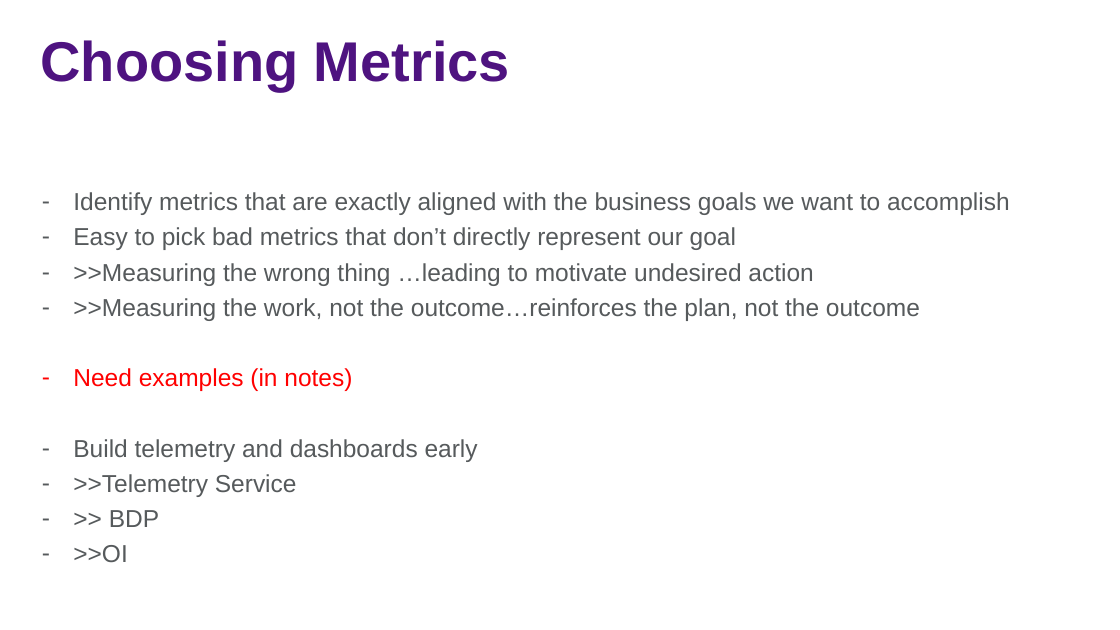
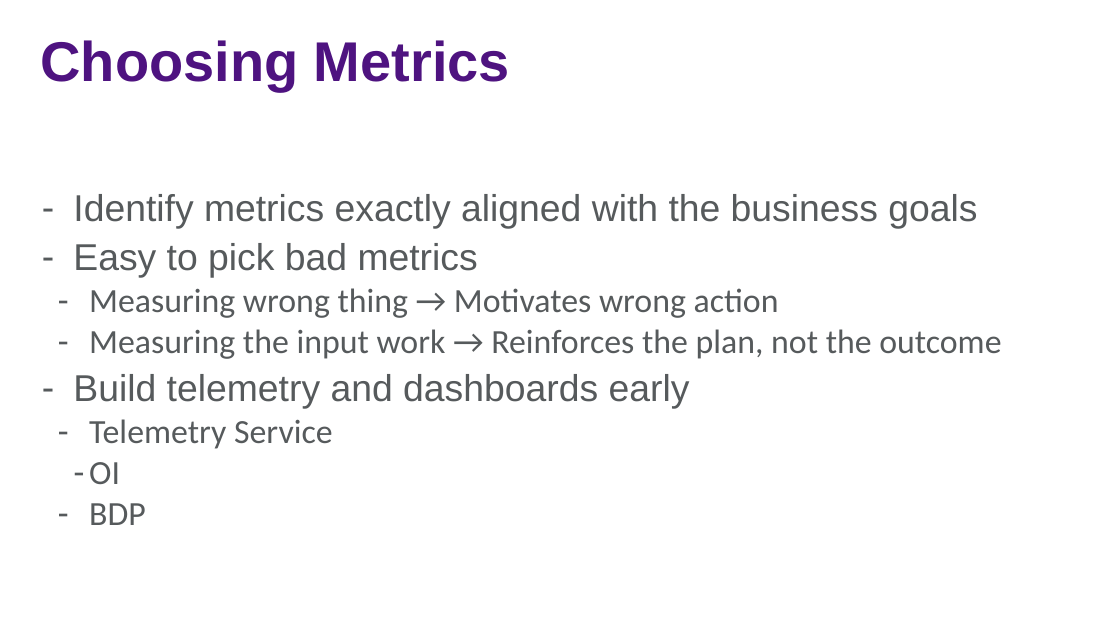
Before and after one commit to jasonjwood/presentations, a slide deck: slide 12 of InFusion2016 - Getting It Done - Jason Wood.pptx. Drawn at 1120x630 pixels with LibreOffice and Linux fonts; fonts in the diff are those of the drawing; background and template pictures are left out. Boxes give left, top, right and bottom in pixels: in the first picture for what was removed or moved away, otherwise in the second. Text is boxed around its words. In the diff, an @@ line names an element or a change of style, - is before the commit and + after.

```diff
--- a/InFusion2016 - Getting It Done - Jason Wood.pptx
+++ b/InFusion2016 - Getting It Done - Jason Wood.pptx
@@ text at (73,194,1001,359): text changed; size 21 to 29 pt; font Arial to Calibri @@
-– Identify metrics that are exactly aligned with the business goals we want to accomplish
-– Easy to pick bad metrics that don’t directly represent our goal
-– >>Measuring the wrong thing …leading to motivate undesired action
-– >>Measuring the work, not the outcome…reinforces the plan, not the outcome
-– Need examples (in notes)
+– Identify metrics exactly aligned with the business goals
+– Easy to pick bad metrics
+  – Measuring wrong thing → Motivates wrong action
+  – Measuring the input work → Reinforces the plan, not the outcome
@@ text at (73,374,690,409): size 21 to 32 pt in "Build telemetry and dashboards early" @@
@@ text at (89,419,333,525): text changed; size 21 to 29 pt; font Arial to Calibri @@
-– >>Telemetry Service
-– >> BDP
-– >>OI
+  – Telemetry Service
+  – OI
+  – BDP
```
Also in this commit, not shown: 6 other slides changed.
